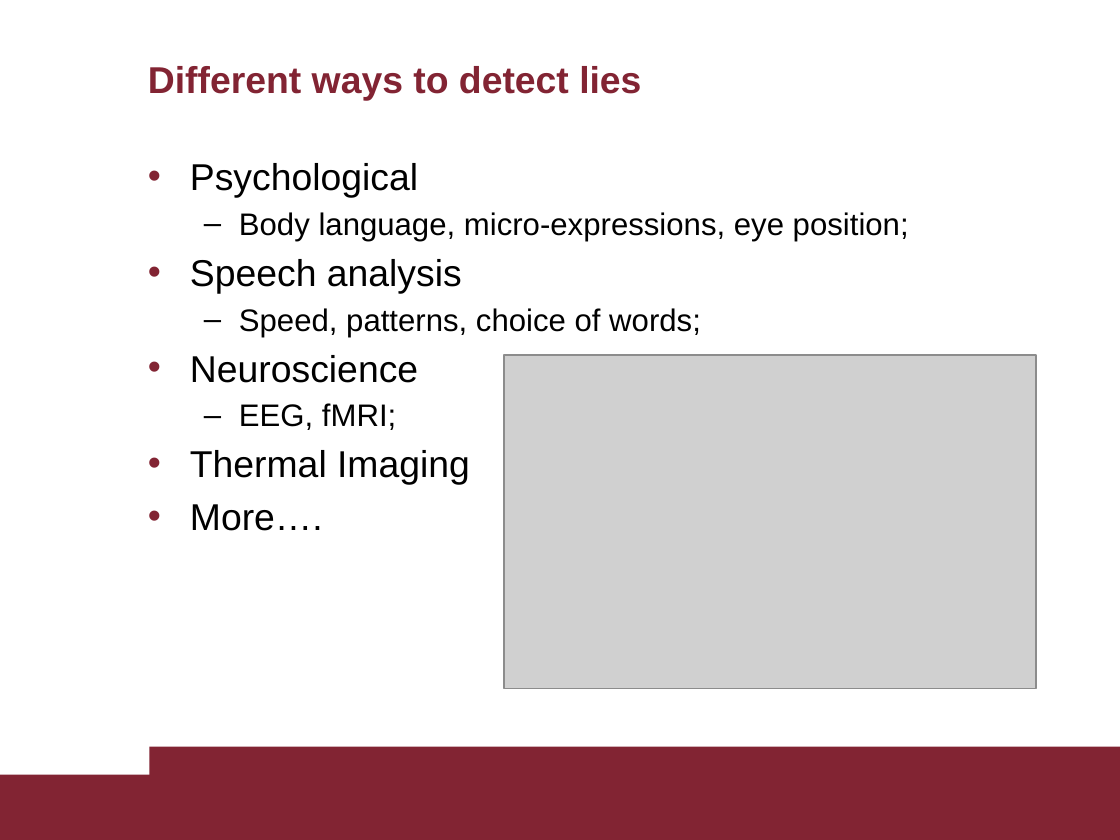
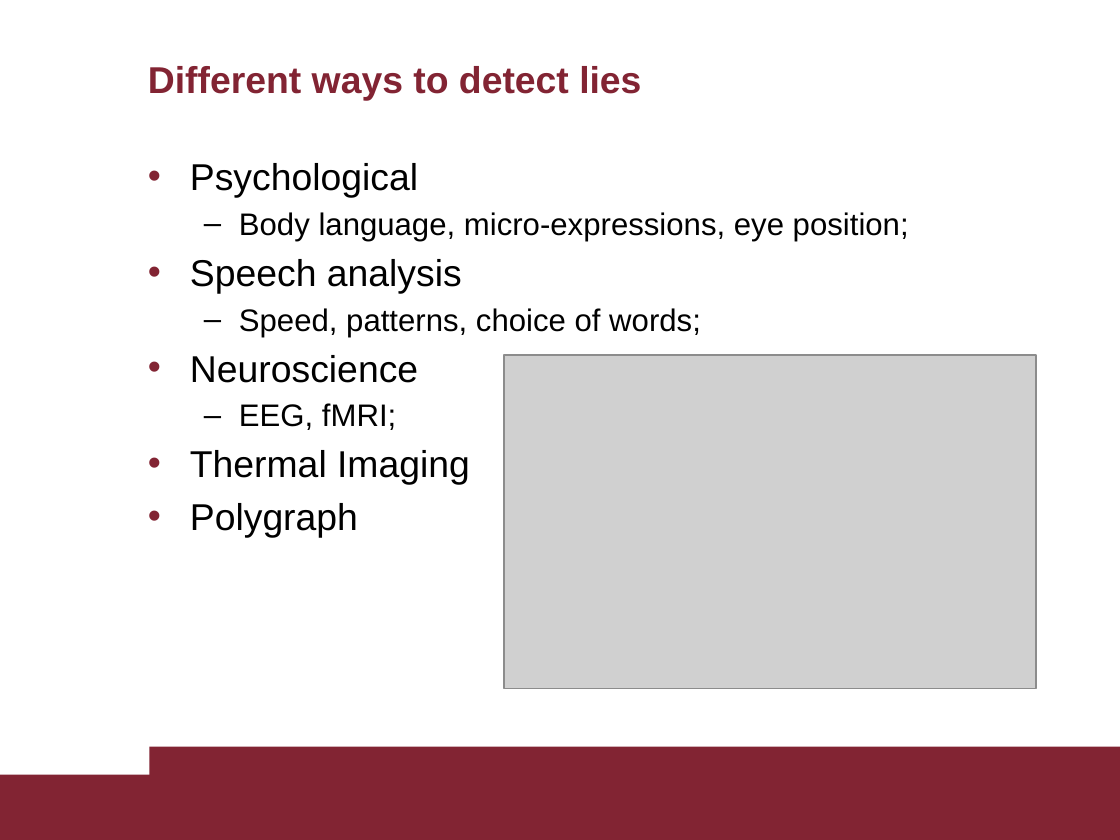
Before and after one commit to AscaL/thesis, a slide deck: slide 5 of Tesi Emanuele Orfanelli 1383726.pptx. Drawn at 1120x840 pixels with LibreOffice and Linux fonts; fonts in the diff are those of the drawing; grey boxes stand for pictures. Boxes give left, top, right and bottom in pixels: in the first picture for what was removed or moved away, otherwise in the second. Text is boxed around its words. In the diff, an @@ line names an element or a change of style, - is before the commit and + after.

```diff
--- a/Tesi Emanuele Orfanelli 1383726.pptx
+++ b/Tesi Emanuele Orfanelli 1383726.pptx
@@ text at (x1=190, y1=503, x2=358, y2=537): text changed @@
-• More….
+• Polygraph
```
Also in this commit, not shown: 22 other slides changed, 1 slide added, 14 slides removed, 3 other files.
